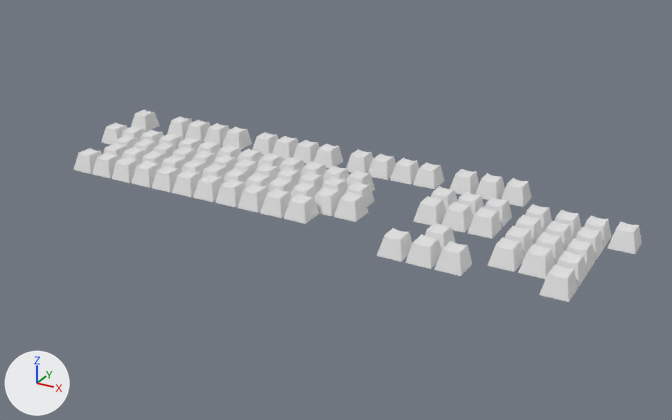
The Blender file modelM.blend: old version first, new version second.
The view is the same before and after, from a 50 mm camera at (2.8, -5.17, 2.42) aimed at (0.08, -0.21, -0.06). The lights are fixed; the arrows at lower left show +X, +Y and +Z.
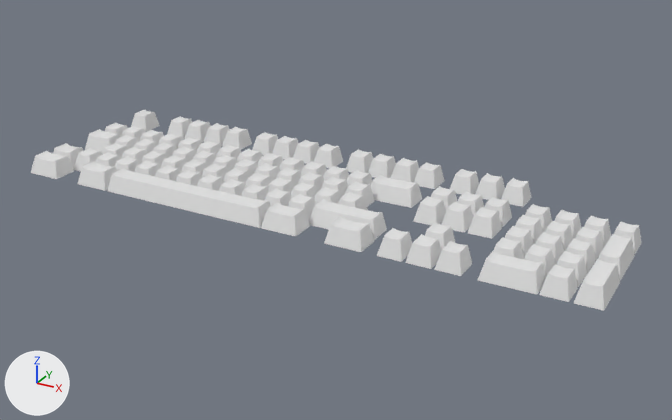
Boxes [x1, y1, x2, y2] around the edits, measured in the pictures (672 x 420 px):
'Cube.100', added
    after: [107, 168, 271, 228]
'Cube.096', added
    after: [478, 251, 546, 294]
'Cube.098', added
    after: [574, 259, 620, 311]
'Cube.097', added
    after: [309, 199, 387, 240]
'Cube.094', added
    after: [324, 216, 374, 252]
'Cube.095', added
    after: [371, 175, 422, 208]
'Cube.093', added
    after: [261, 202, 310, 236]
'Cube.099', added
    after: [598, 234, 635, 281]
'Cube.090', added
    after: [31, 151, 74, 179]
'Cube.091', added
    after: [77, 161, 117, 191]
'Cube.089', added
    after: [85, 129, 121, 154]
'Cube.092', added
    after: [53, 143, 83, 169]

What the commit changed:
Mesh me_cube_122 is new.
It has 214 vertices, 172 faces and spans x -12.2..10.8, y -1.3..1.6, z -1.0..0.8.
Mesh me_cube_121 is new.
It has 214 vertices, 172 faces and spans x -1.52..1.53, y -4.14..1.61, z -1.0..0.79.
Mesh me_cube_118 is new.
It has 214 vertices, 172 faces and spans x -3.46..5.3, y -1.27..1.61, z -1.0..0.79.
Mesh me_cube_117 is new.
It has 214 vertices, 172 faces and spans x -3.4..3.0, y -1.27..1.61, z -1.0..0.79.
Mesh me_cube_116 is new.
It has 214 vertices, 172 faces and spans x -3.33..2.95, y -1.27..1.61, z -1.0..0.79.
Mesh me_cube_115 is new.
It has 214 vertices, 172 faces and spans x -2.63..2.13, y -1.27..1.61, z -1.0..0.79.
Mesh me_cube_113 is new.
It has 214 vertices, 172 faces and spans x -2.5..1.46, y -1.27..1.61, z -1.0..0.79.
Mesh me_cube_110 is new.
It has 214 vertices, 172 faces and spans x -2.65..2.19, y -1.27..1.61, z -1.0..0.79.
Object 'Cube.100' (ob_cube_100) is new; it shows me_cube_122.
Its location is (-0.758, -0.739, 0.088).
Its scale is (-0.0529, -0.0608, 0.0671).
Object 'Cube.099' (ob_cube_099) is new; it shows me_cube_121.
Its location is (1.911, -0.369, 0.088).
Its scale is (-0.0529, -0.0608, 0.0671).
Object 'Cube.098' (ob_cube_098) is new; it shows a copy of me_cube_121.
Its location is (1.915, -0.739, 0.088).
Its scale is (-0.0529, -0.0608, 0.0671).
Object 'Cube.097' (ob_cube_097) is new; it shows me_cube_118.
Its location is (0.401, -0.555, 0.088).
Its scale is (-0.0529, -0.0608, 0.0671).
Object 'Cube.096' (ob_cube_096) is new; it shows me_cube_117.
Its location is (1.462, -0.739, 0.088).
Its scale is (-0.0529, -0.0608, 0.0671).
Object 'Cube.095' (ob_cube_095) is new; it shows me_cube_116.
Its location is (0.401, -0.01, 0.088).
Its scale is (-0.0529, -0.0608, 0.0671).
Object 'Cube.094' (ob_cube_094) is new; it shows me_cube_115.
Its location is (0.452, -0.739, 0.088).
Its scale is (-0.0529, -0.0608, 0.0671).
Object 'Cube.093' (ob_cube_093) is new; it shows a copy of me_cube_115.
Its location is (0.008, -0.739, 0.088).
Its scale is (-0.0529, -0.0608, 0.0671).
Object 'Cube.092' (ob_cube_092) is new; it shows me_cube_113.
Its location is (-1.955, -0.554, 0.088).
Its scale is (-0.0529, -0.0608, 0.0671).
Object 'Cube.091' (ob_cube_091) is new; it shows a copy of me_cube_115.
Its location is (-1.485, -0.739, 0.088).
Its scale is (-0.0529, -0.0608, 0.0671).
Object 'Cube.090' (ob_cube_090) is new; it shows a copy of me_cube_115.
Its location is (-1.922, -0.739, 0.088).
Its scale is (-0.0529, -0.0608, 0.0671).
Object 'Cube.089' (ob_cube_089) is new; it shows me_cube_110.
Its location is (-1.917, -0.195, 0.088).
Its scale is (-0.0529, -0.0608, 0.0671).
